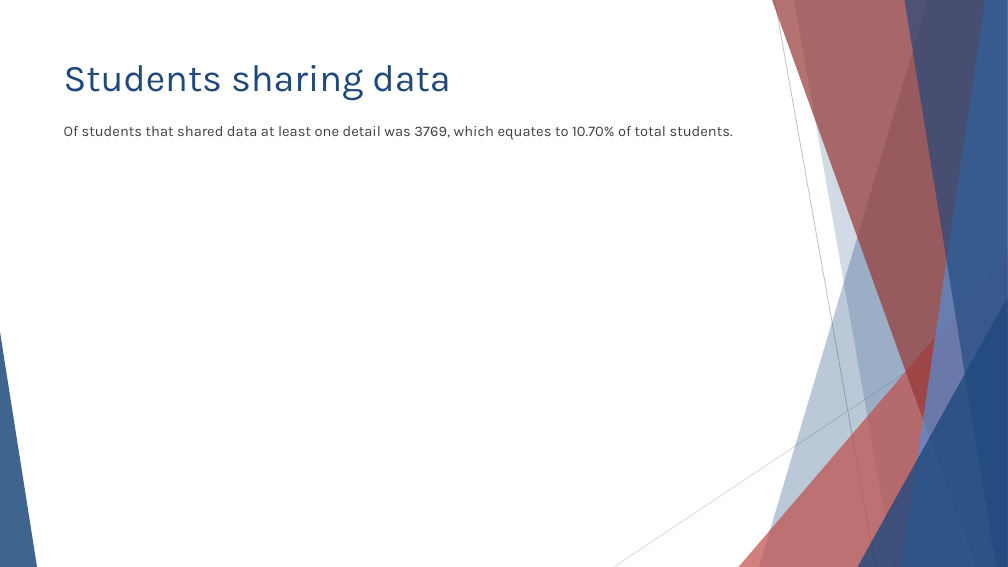
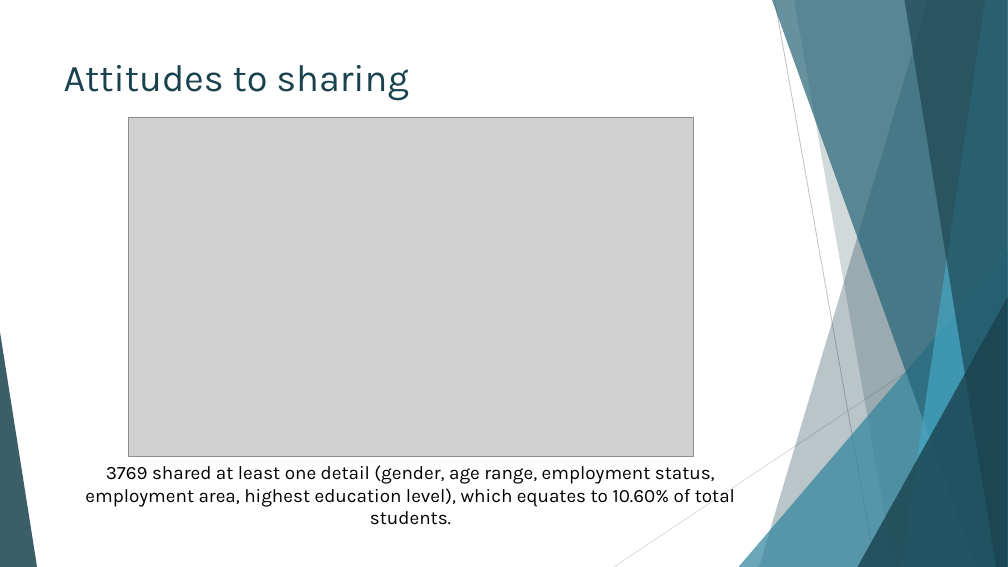
Before and after one commit to IssyMiddleton/CSC8631-Data-Management-Exploratory-Analysis, a slide deck: slide 10 of Exploratory_Analysis/reports/Overview-Presentation.pptx. Drawn at 1008x567 pixels with LibreOffice and Linux fonts; fonts in the diff are those of the drawing; grey boxes stand for pictures. Boxes give left, top, right and bottom in pixels: in the first picture for what was removed or moved away, otherwise in the second. Text is boxed around its words. In the diff, an @@ line names an element or a change of style, - is before the commit and + after.

Commit message:
Colour scheme changes to graphs, report and presentation

```diff
--- a/Exploratory_Analysis/reports/Overview-Presentation.pptx
+++ b/Exploratory_Analysis/reports/Overview-Presentation.pptx
@@ freeform shape at [759,0,1008,567]: fill #1F497D at 30% opacity to #19424E at 30% opacity @@
@@ freeform shape at [772,0,1008,567]: fill #953735 at 70% opacity to #256476 at 70% opacity @@
@@ freeform shape at [794,0,1008,567]: fill #1F497D at 20% opacity to #19424E at 20% opacity @@
@@ freeform shape at [901,0,1008,567]: fill #558ED5 at 70% opacity to #46A7C4 at 70% opacity @@
@@ freeform shape at [904,0,1008,567]: fill #1F497D at 65% opacity to #19424E at 65% opacity @@
@@ title at [64,65,408,101]: text changed; text colour #1F497D to #19424E @@
-Students sharing data
+Attitudes to sharing
@@ picture added at [128,118,693,457] @@
@@ text removed at [64,126,733,140] @@
-Of students that shared data at least one detail was 3769, which equates to 10.70% of total students.
@@ triangle at [739,252,1008,567]: fill #C0504D at 72% opacity to #32859D at 72% opacity @@
@@ triangle at [858,297,1008,567]: fill #1F497D at 80% opacity to #19424E at 80% opacity @@
@@ triangle at [0,332,37,567]: fill #1F497D at 85% opacity to #19424E at 85% opacity @@
@@ text added at [85,465,735,507], 18 pt, text #000000 @@
+3769 shared at least one detail (gender, age range, employment status, employment area, highest education level), which equates to 10.60% of total students.
```
Also in this commit, not shown: 10 other slides changed, 5 slides added, 4 slides removed, 55 other files.
